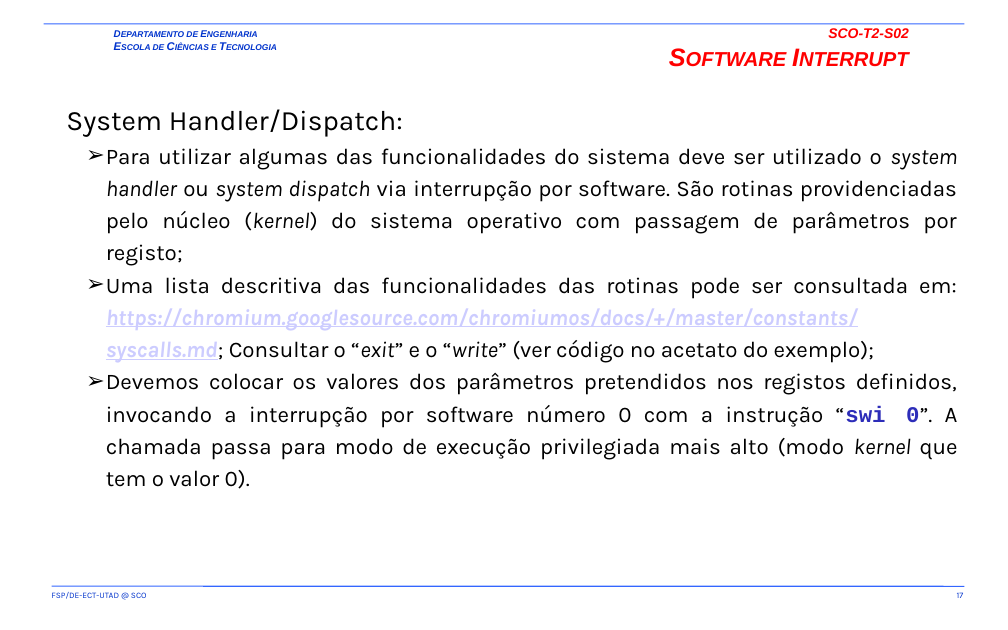
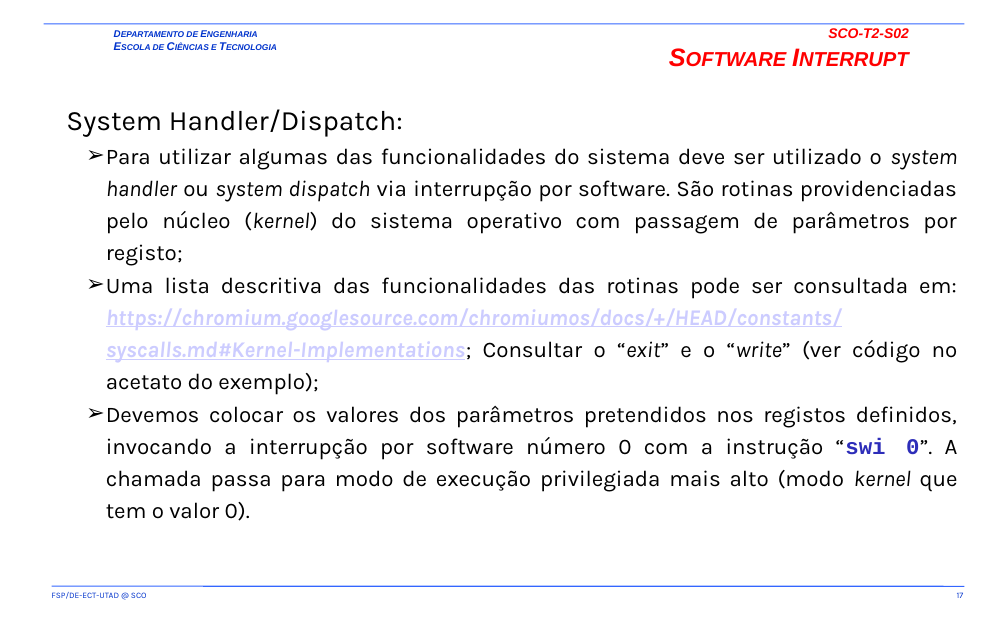
Before and after one commit to fsp864/UTAD-SCO, a slide deck: slide 17 of aulas/t/SCO-T2-S01-S02.pptx. Drawn at 1008x630 pixels with LibreOffice and Linux fonts; fonts in the diff are those of the drawing; background and template pictures are left out. Boxes give left, top, right and bottom in pixels: in the first picture for what was removed or moved away, otherwise in the second. Text is boxed around its words. In the diff, an @@ line names an element or a change of style, - is before the commit and + after.

```diff
--- a/aulas/t/SCO-T2-S01-S02.pptx
+++ b/aulas/t/SCO-T2-S01-S02.pptx
@@ text at box(106, 277, 958, 395): text changed @@
-  ➢ Uma lista descritiva das funcionalidades das rotinas pode ser consultada em: https://chromium.googlesource.com/chromiumos/docs/+/master/constants/syscalls.md; Consultar o “exit” e o “write” (ver código no acetato do exemplo);
+  ➢ Uma lista descritiva das funcionalidades das rotinas pode ser consultada em: https://chromium.googlesource.com/chromiumos/docs/+/HEAD/constants/syscalls.md#Kernel-Implementations; Consultar o “exit” e o “write” (ver código no acetato do exemplo);
```
Also in this commit, not shown: 4 other slides changed, 1 other file.
